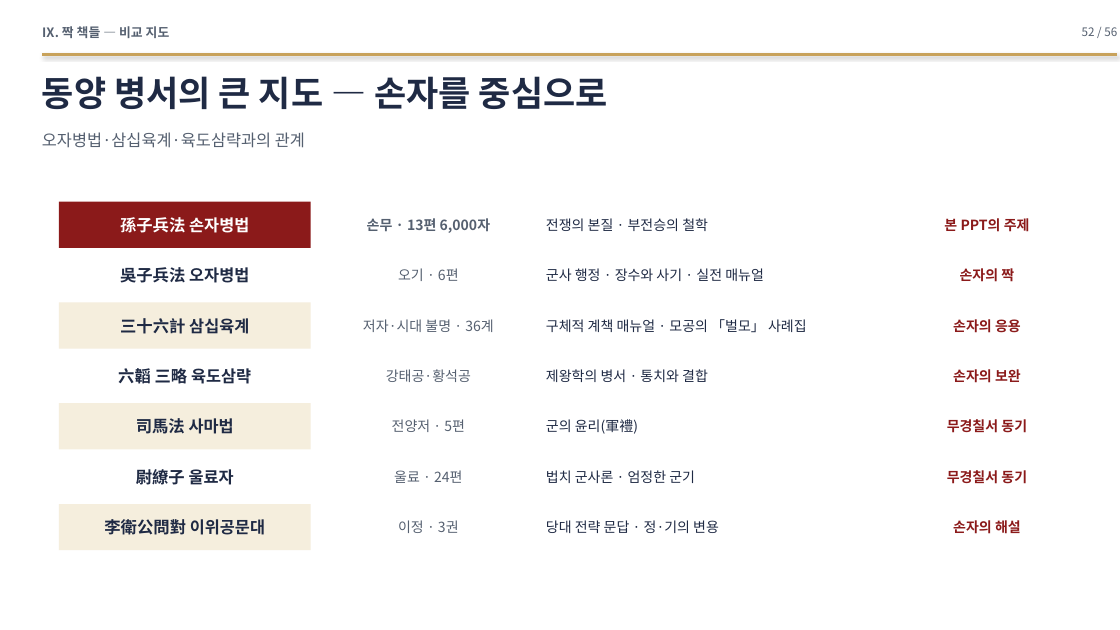
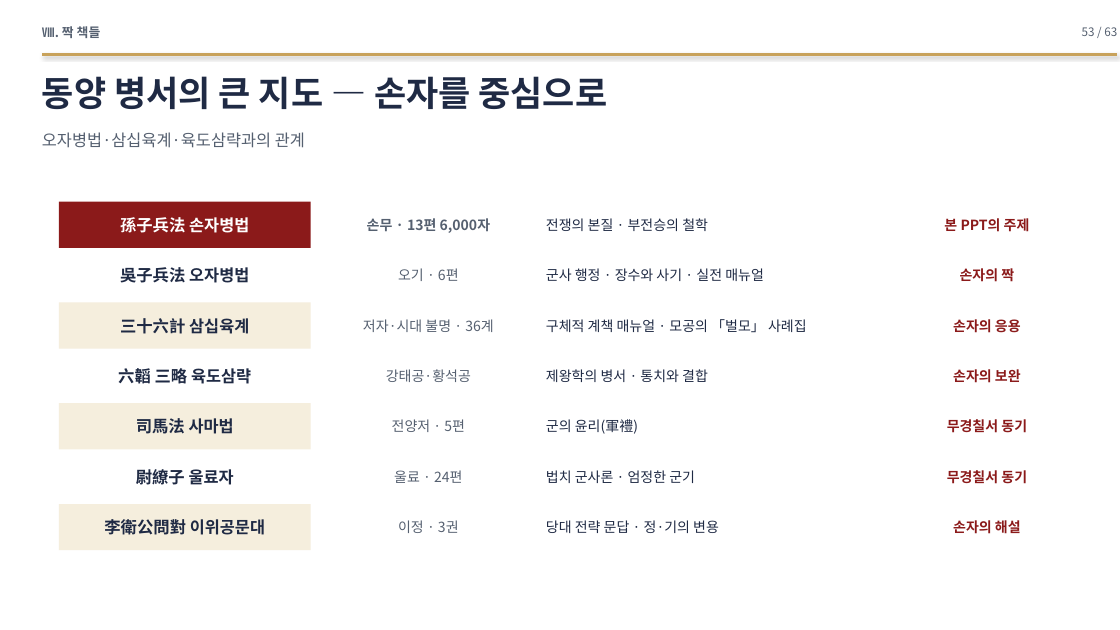
Before and after one commit to hpark1947/Oriental-Classics2, a slide deck: slide 53 of 발표자료/손자병법_발표자료.pptx (slide 52 before the commit). Drawn at 1120x630 pixels with LibreOffice and Linux fonts; fonts in the diff are those of the drawing. Boxes give left, top, right and bottom in pixels: in the first picture for what was removed or moved away, otherwise in the second. Text is boxed around its words. In the diff, an @@ line names an element or a change of style, - is before the commit and + after.

```diff
--- a/발표자료/손자병법_발표자료.pptx
+++ b/발표자료/손자병법_발표자료.pptx
@@ text at (42,26,101,38): text changed @@
-Ⅸ. 짝 책들 — 비교 지도
+Ⅷ. 짝 책들
@@ text at (1082,27,1117,36): text changed @@
-52 / 56
+53 / 63
```
Also in this commit, not shown: 53 other slides changed, 7 slides added, 1 other file.
